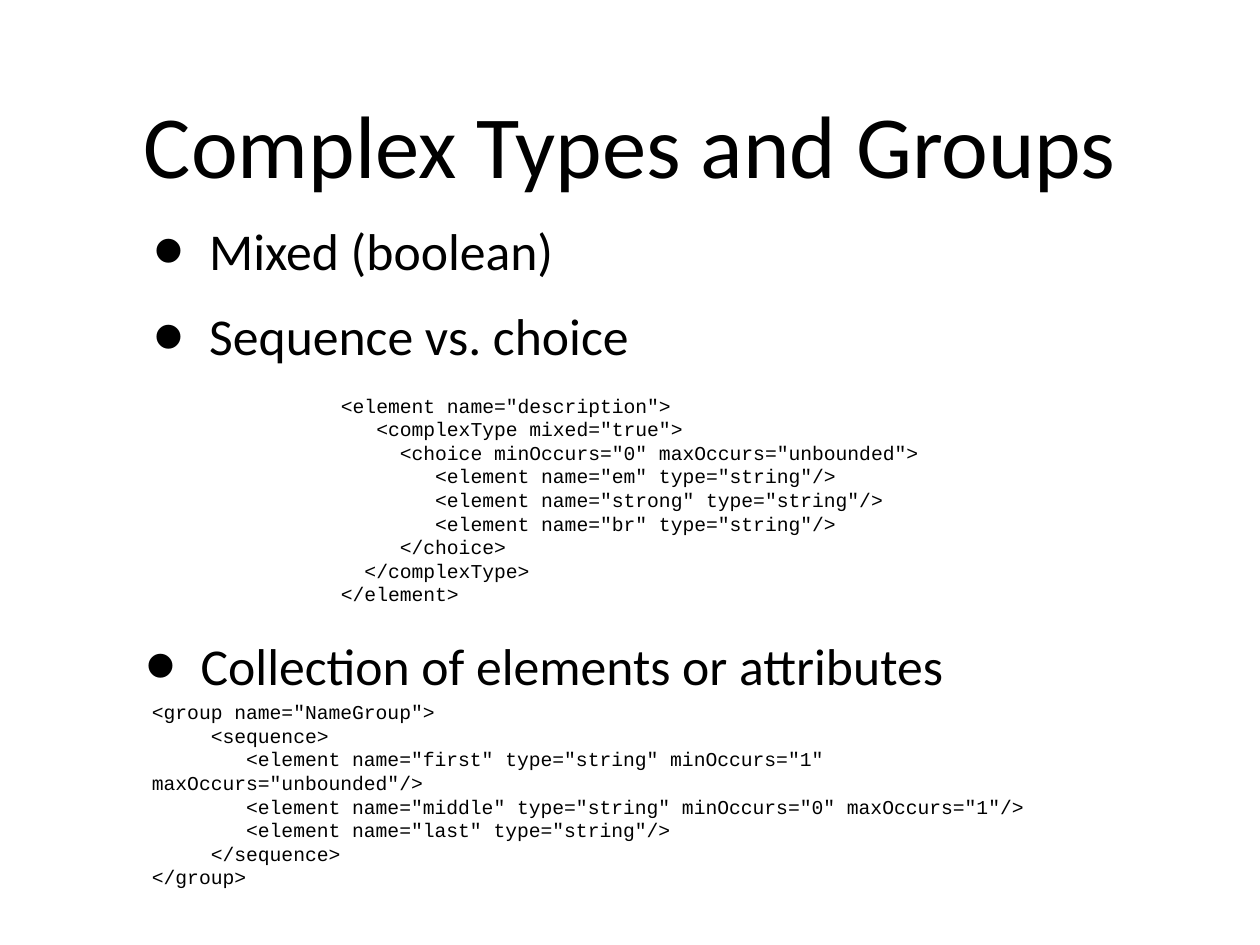
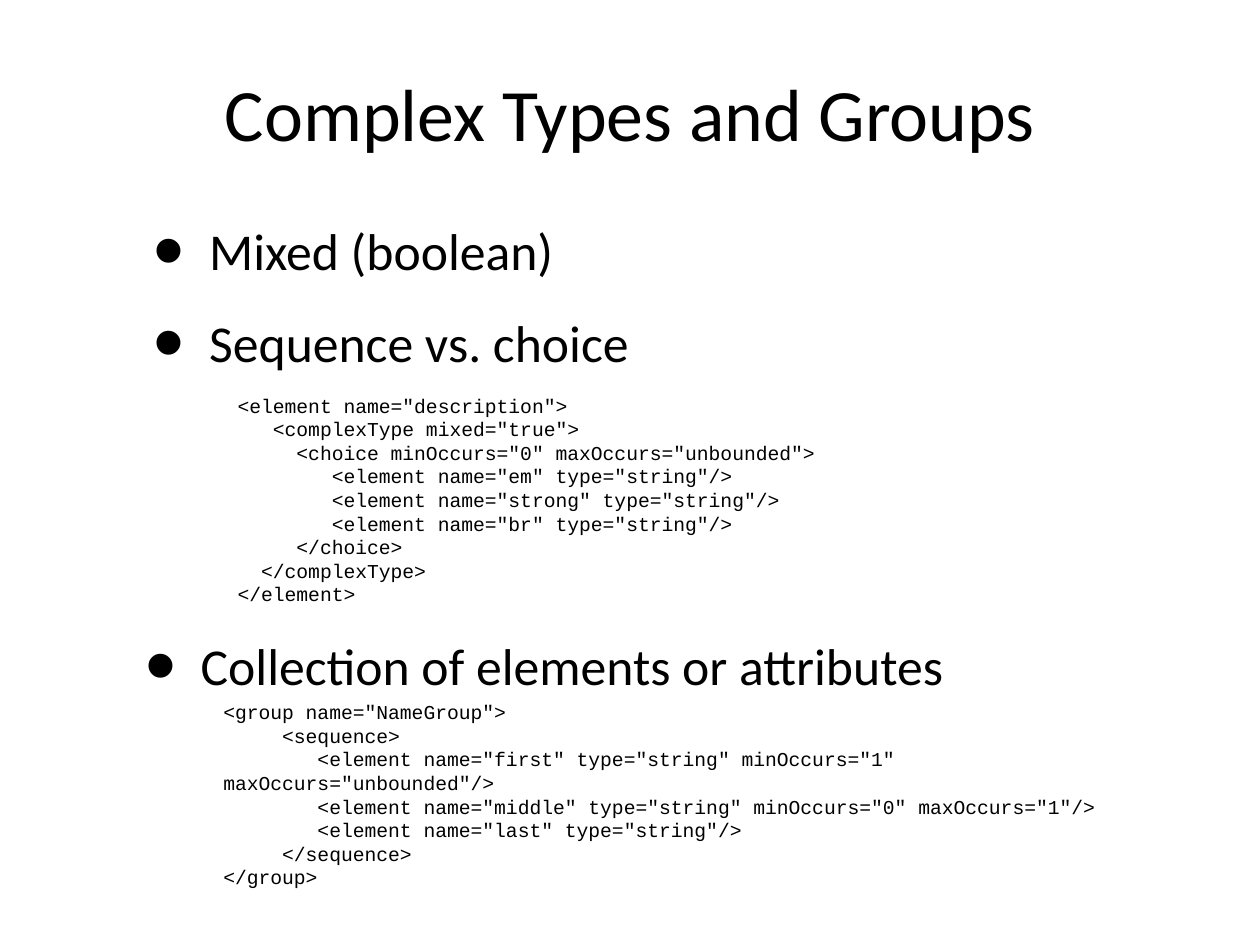
Before and after one commit to tathougies/zynx-se-bootcamp, a slide deck: slide 19 of xml/xml-schema-xpath.ppt (slide 18 before the commit). Drawn at 1260x945 pixels with LibreOffice and Linux fonts; fonts in the diff are those of the drawing. Boxes give left, top, right and bottom in pixels: in the first picture for what was removed or moved away, otherwise in the second. Text is boxed around its words. In the diff, an @@ line names an element or a change of style, - is before the commit and + after.

```diff
--- a/xml/xml-schema-xpath.ppt
+++ b/xml/xml-schema-xpath.ppt
@@ title "Complex Types and Groups" at [225, 89, 1035, 153]: size 72 to 60 pt @@
@@ text "Mixed (boolean)" at [209, 232, 629, 371]: line spacing 0.9 to 1 @@
@@ text "<element name="description">": place and size @@
-text "<element name="description">" at [341, 399, 918, 602]
+text "<element name="description">" at [238, 399, 815, 602]
@@ text "<group name="NameGroup">": place and size @@
-text "<group name="NameGroup">" at [152, 705, 1024, 888]
+text "<group name="NameGroup">" at [223, 705, 1095, 888]
```
Also in this commit, not shown: 20 other slides changed, 1 slide added.
